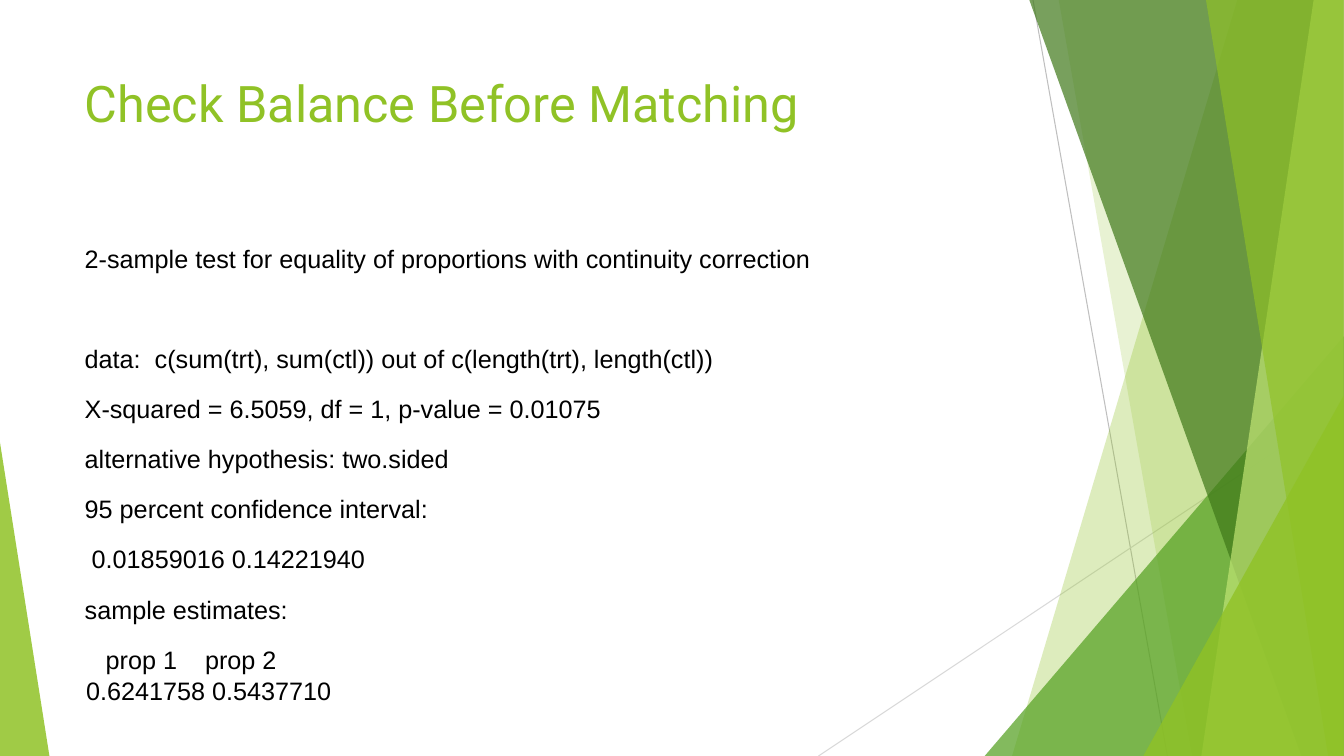
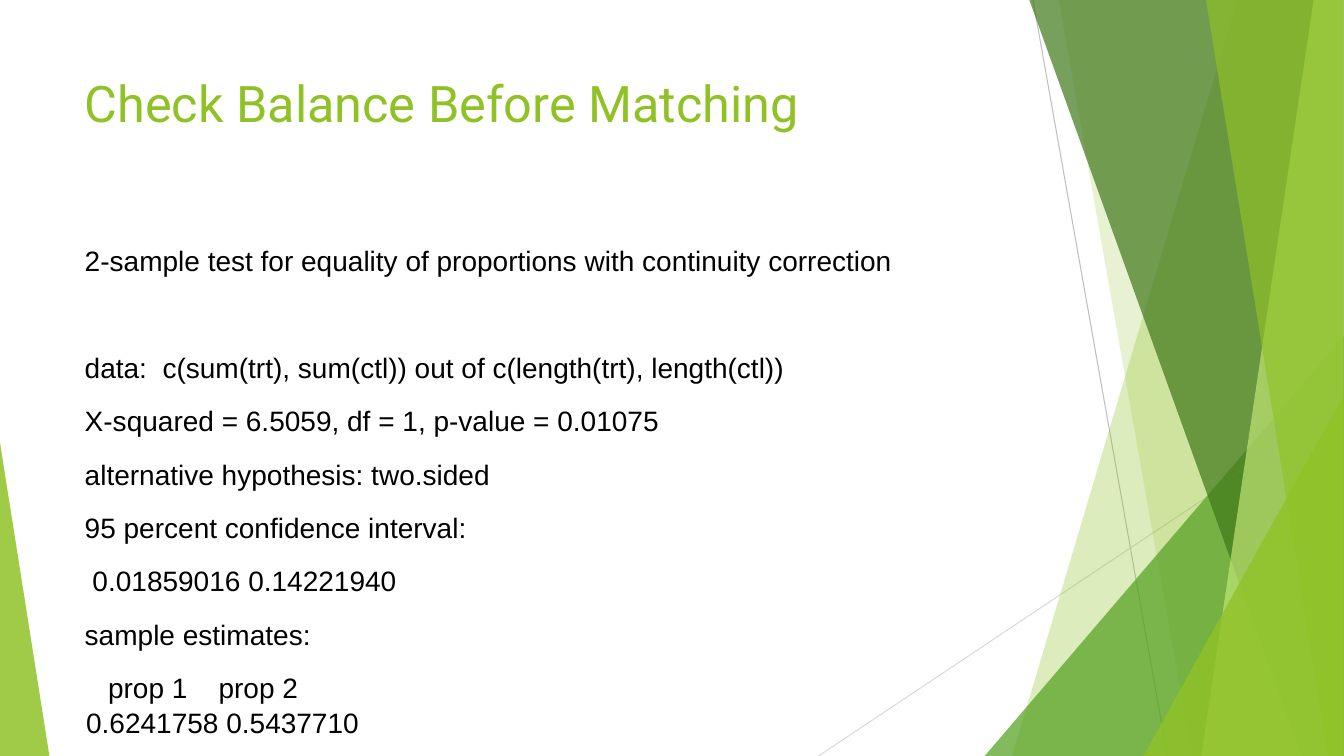
Before and after one commit to anhualin/MyLearning, a slide deck: slide 14 of FDA2018/FDA_Presentation.pptx. Drawn at 1344x756 pixels with LibreOffice and Linux fonts; fonts in the diff are those of the drawing. Boxes give left, top, right and bottom in pixels: in the first picture for what was removed or moved away, otherwise in the second. Text is boxed around its words. In the diff, an @@ line names an element or a change of style, - is before the commit and + after.

```diff
--- a/FDA2018/FDA_Presentation.pptx
+++ b/FDA2018/FDA_Presentation.pptx
@@ text "2-sample test for equality of ..." at (85,250,891,734): size 18 to 20 pt @@
```
Also in this commit, not shown: 5 other slides changed, 1 other file.
